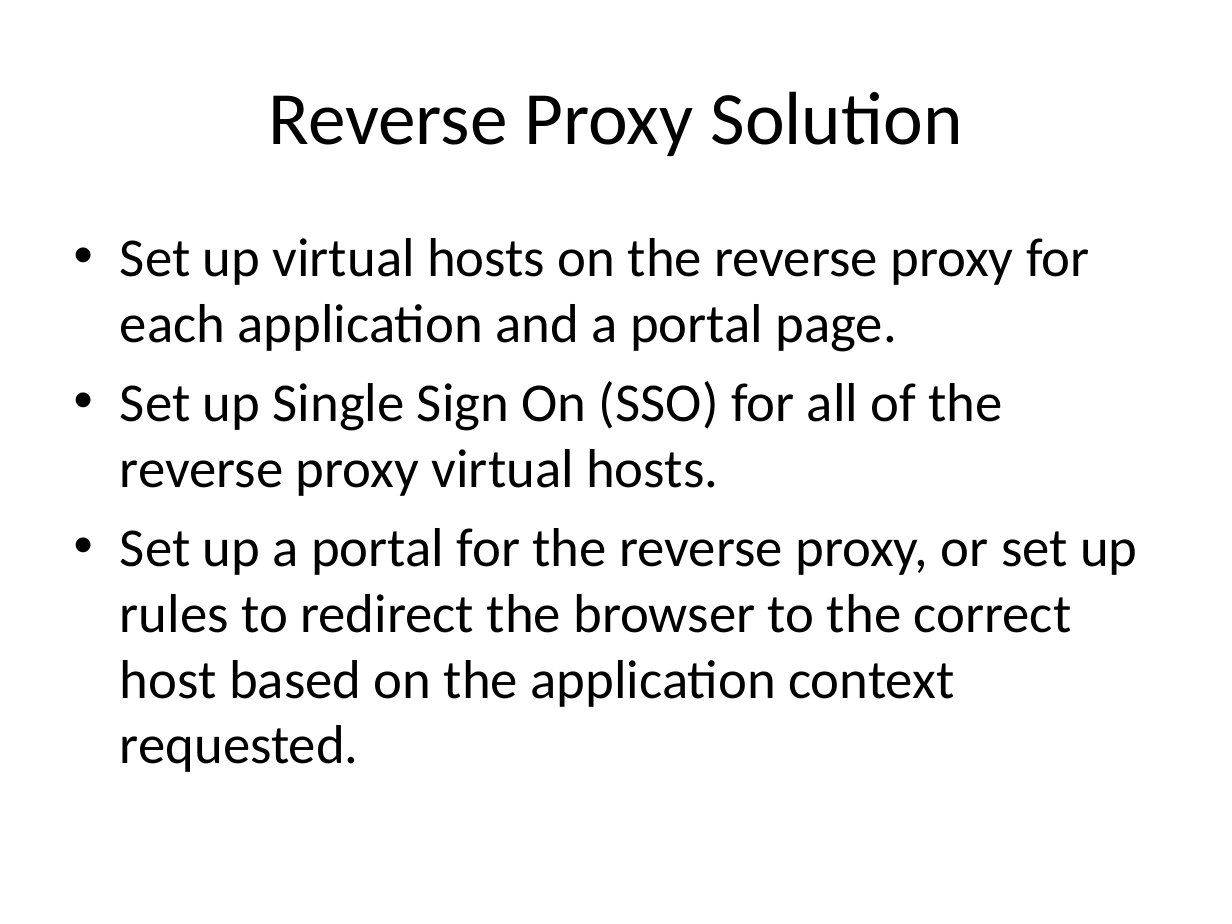
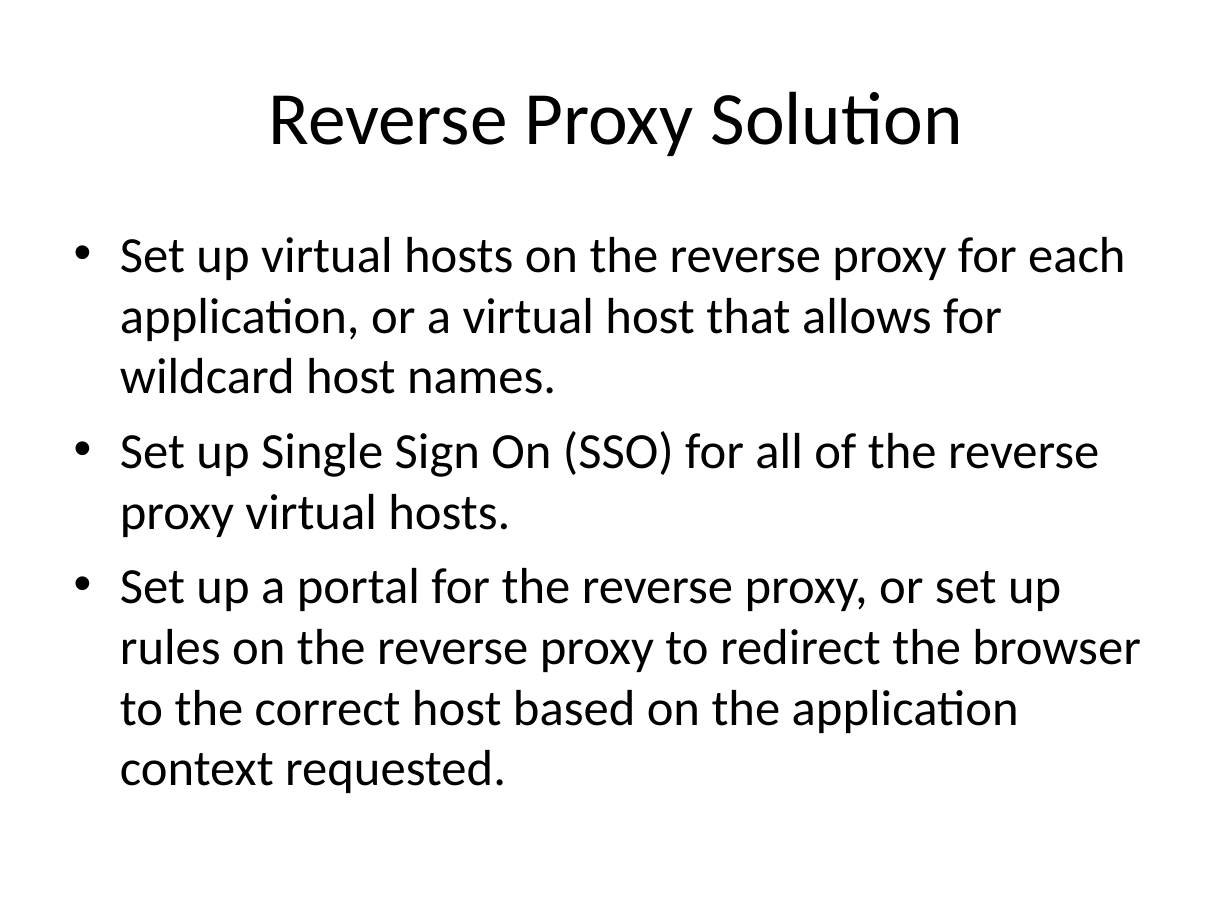
Before and after one commit to EdCharbeneau/CodePaLOUsa, a slide deck: slide 18 of 2013/LocalStorageSecurity/LocalStoragePresentation.ppt (slide 16 before the commit). Drawn at 1232x924 pixels with LibreOffice and Linux fonts; fonts in the diff are those of the drawing. Boxes give left, top, right and bottom in pixels: in the first picture for what was removed or moved away, otherwise in the second. Text is boxed around its words. In the diff, an @@ line names an element or a change of style, - is before the commit and + after.

```diff
--- a/2013/LocalStorageSecurity/LocalStoragePresentation.ppt
+++ b/2013/LocalStorageSecurity/LocalStoragePresentation.ppt
@@ text at box(120, 237, 1125, 394): text changed; size 32 to 29.6 pt @@
-• Set up virtual hosts on the reverse proxy for each application and a portal page.
+• Set up virtual hosts on the reverse proxy for each application, or a virtual host that allows for wildcard host names.
@@ text at box(120, 431, 1099, 537): size 32 to 29.6 pt in "Set up Single Sign On (SSO) for ..." @@
@@ text at box(120, 568, 1140, 793): text changed; size 32 to 29.6 pt @@
-• Set up a portal for the reverse proxy, or set up rules to redirect the browser to the correct host based on the application context requested.
+• Set up a portal for the reverse proxy, or set up rules on the reverse proxy to redirect the browser to the correct host based on the application context requested.
```
Also in this commit, not shown: 9 other slides changed, 2 slides added.
